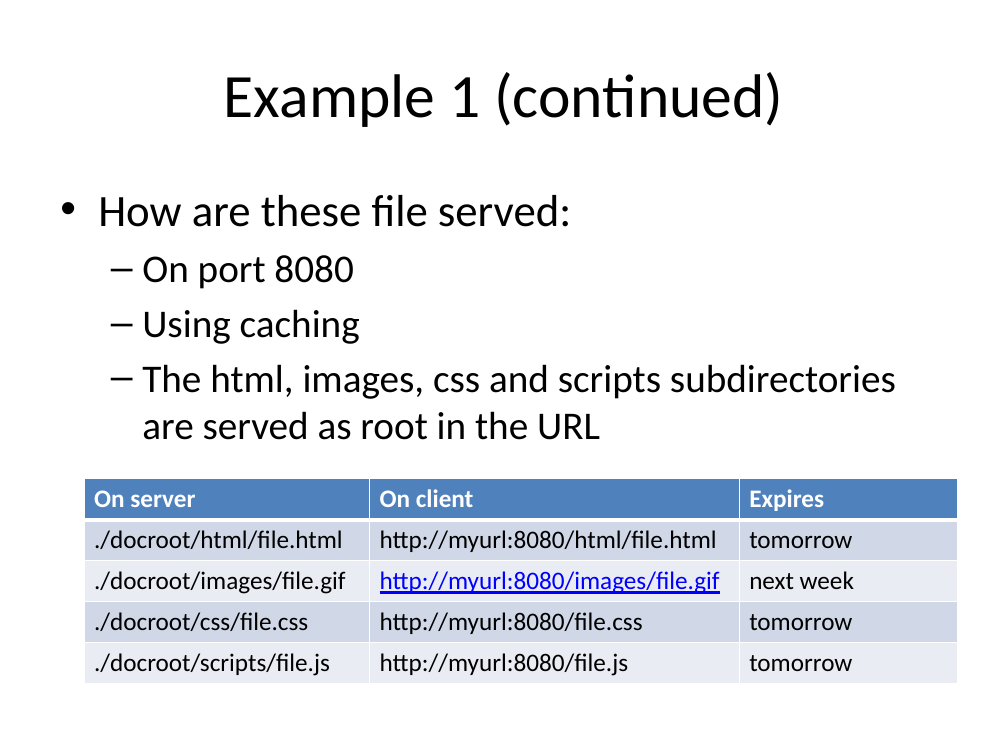
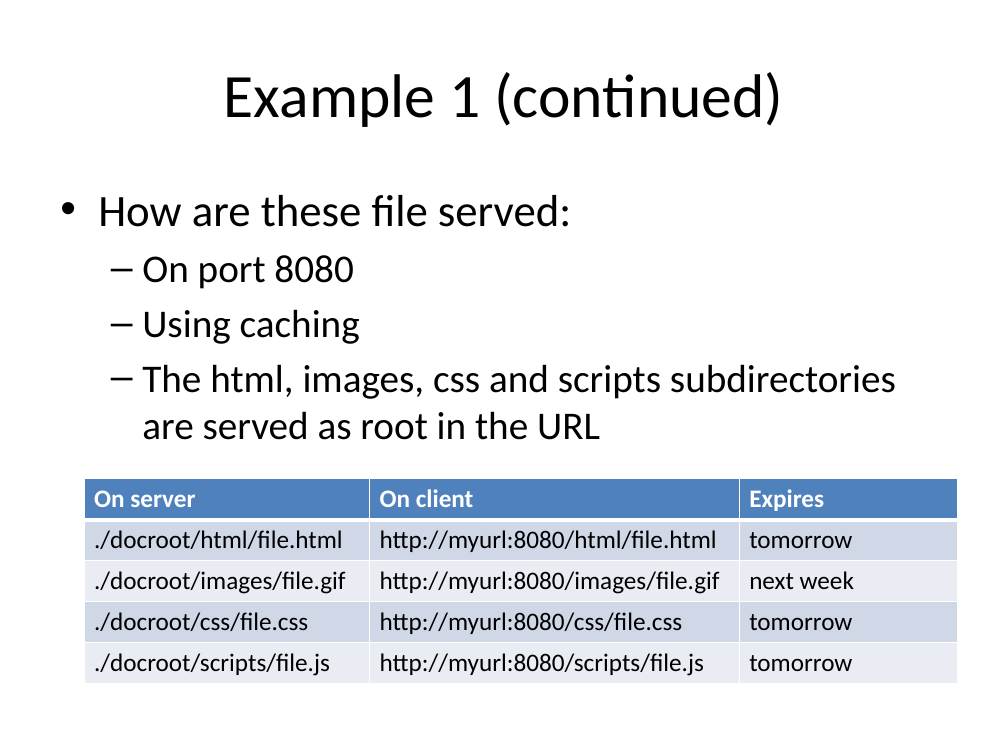
Before and after one commit to jdc8/wubwikit, a slide deck: slide 11 of wubexamples/Lets_Wub.pptx (slide 10 before the commit). Drawn at 1008x756 pixels with LibreOffice and Linux fonts; fonts in the diff are those of the drawing; background and template pictures are left out. Boxes give left, top, right and bottom in pixels: in the first picture for what was removed or moved away, otherwise in the second. Text is boxed around its words. In the diff, an @@ line names an element or a change of style, - is before the commit and + after.

```diff
--- a/wubexamples/Lets_Wub.pptx
+++ b/wubexamples/Lets_Wub.pptx
@@ table at (84, 479, 958, 683) @@
-row 4, column 2: http://myurl:8080/file.css
+row 4, column 2: http://myurl:8080/css/file.css
-row 5, column 2: http://myurl:8080/file.js
+row 5, column 2: http://myurl:8080/scripts/file.js
@@ text colour #0000FF to #000000, underline off in "http://myurl:8080/images/file.gif" @@
```
Also in this commit, not shown: 3 other slides changed, 3 slides added.
